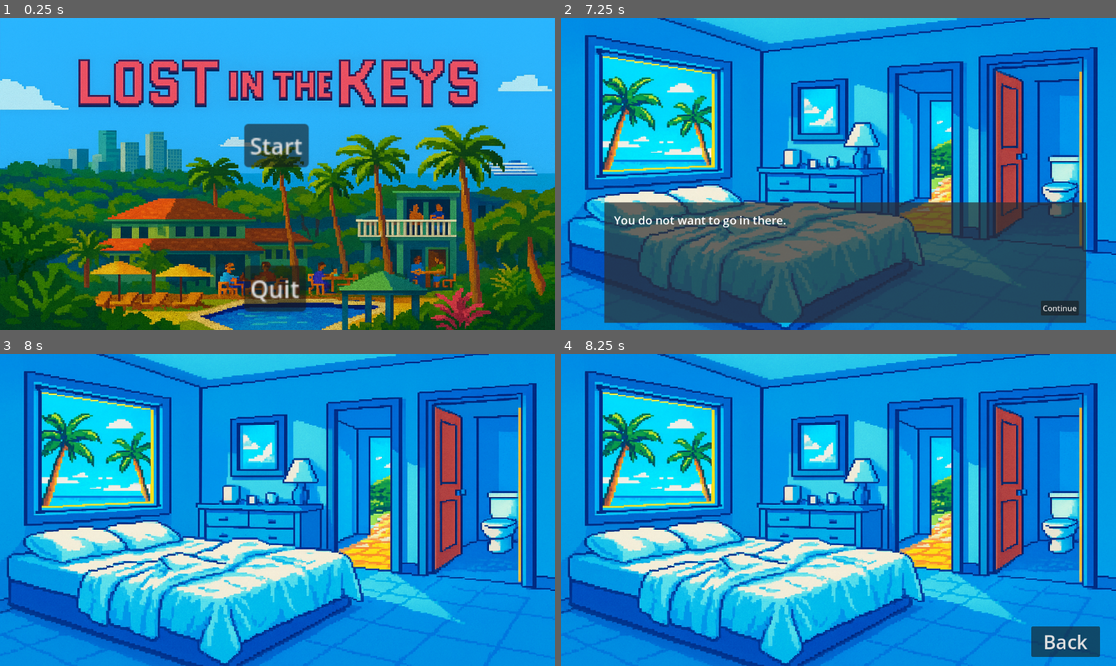
Above: before the commit, frames 1-4 (two rows, left to right).
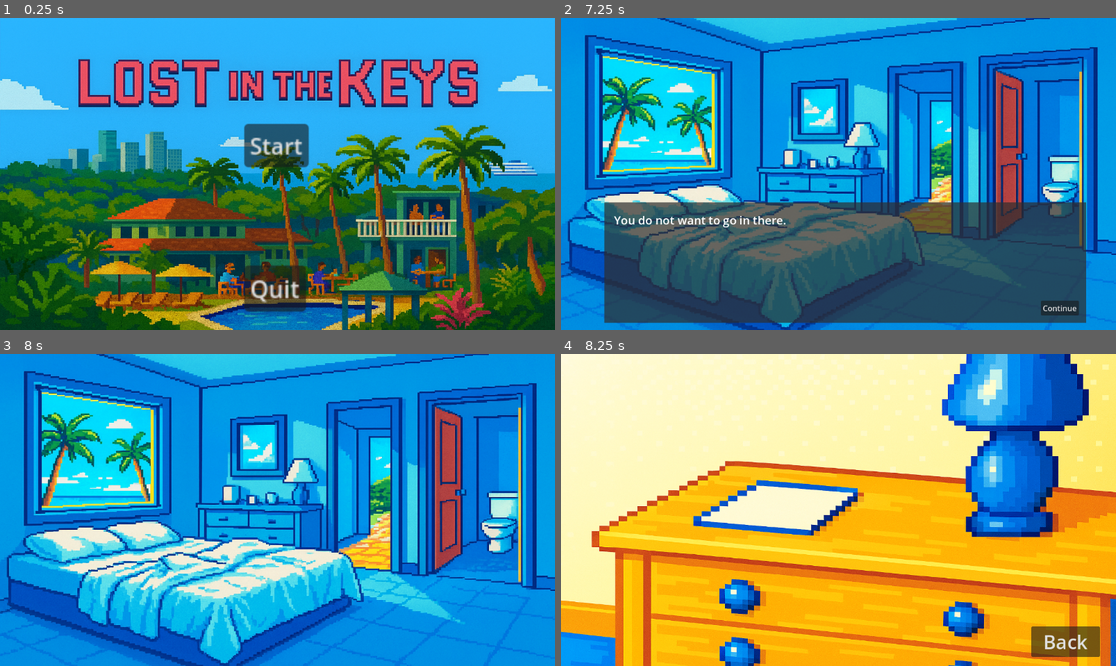
Above: after the commit, the same moments.

Repository: stylez2021/LostKeys
Game: Godot game, scene res://Scenes/main_menu.tscn
The game is run twice, just before and just after one commit, with the same random seed, the same clock (stepped at 60 frames per second) and the same inputs.
Inputs (mouse positions are in pixels of both pictures, inside the frame that each line leads up to):
- Up to frame 1 (0.25 s): no input
- Up to frame 2 (7.25 s): click "Start" at 0.5 s; move the mouse to (816, 177) at 1.27 s; click (816, 177) at 1.42 s; click "Continue" at 2 s; tap Enter at 2.75, 5.75 s; move the mouse to (1038, 152) at 2.77 s; click (1038, 152) at 2.92 s; move the mouse to (660, 114) at 3.52 s; click (660, 114) at 3.67 s; click "Continue" at 4.25 s; tap Space at 5 s; move the mouse to (927, 145) at 5.02 s; click (927, 145) at 5.17 s; move the mouse to (1005, 220) at 5.77 s; click (1005, 220) at 5.92 s; move the mouse to (672, 127) at 6.52 s; click (672, 127) at 6.67 s
- Up to frame 3 (8 s): click "Continue" at 7.25 s
- Up to frame 4 (8.25 s): tap Space at 8 s; move the mouse to (866, 510) at 8.02 s; click (866, 510) at 8.17 s

Frames 1-3 are identical in both runs. In frame 4, 97% of the frame differs, in the area x 0-100%, y 0-100%.

Commit message:
Working on dresser zoom in and flyer and start of inventory

Diff:
--- a/rooms/dresser_zoom.gd
+++ b/rooms/dresser_zoom.gd
@@ -1,4 +1,4 @@
-extends Control
+extends CanvasLayer
 
 signal zoom_closed
 
--- a/rooms/dresser_zoom.tscn
+++ b/rooms/dresser_zoom.tscn
@@ -6,17 +6,11 @@
 [sub_resource type="RectangleShape2D" id="RectangleShape2D_dwls8"]
 size = Vector2(251.448, 120.687)
 
-[node name="DresserZoom" type="Control"]
-layout_mode = 3
-anchors_preset = 15
-anchor_right = 1.0
-anchor_bottom = 1.0
-grow_horizontal = 2
-grow_vertical = 2
+[node name="DresserZoom" type="CanvasLayer"]
+layer = 10
 script = ExtResource("1_brjlf")
 
 [node name="TextureRect" type="TextureRect" parent="."]
-layout_mode = 1
 anchors_preset = 15
 anchor_right = 1.0
 anchor_bottom = 1.0
@@ -30,7 +24,6 @@
 stretch_mode = 2
 
 [node name="BackButton" type="Button" parent="."]
-layout_mode = 0
 offset_left = 976.0
 offset_top = 566.0
 offset_right = 1119.0
